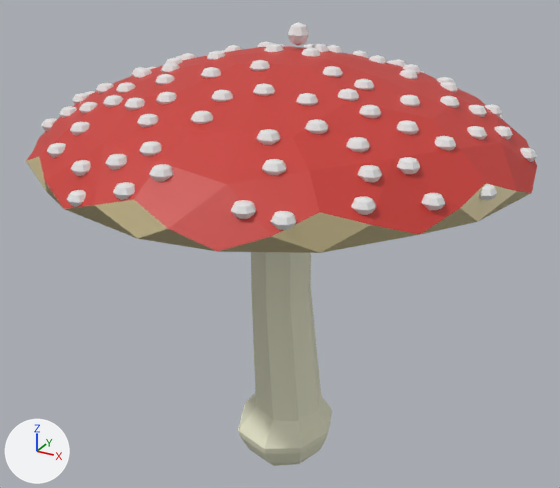
Renders of the glTF model mushroom-portfolio/public/assets/models/mush-musc.glb from each side of a commit.
One viewpoint serves both versions: a camera (50 mm lens) standing at (5.43, -9.91, 6.44) and looking at (-0.06, 0.06, 1.45). Every picture has the same lights, and +X, +Y and +Z are marked at lower left. The older version comes first. Where no turn or scale is listed for an object, it has been applied to the vertices. Vertices at exactly the same position are counted once.

Before the edit, the objects in view are built like this:
```python
me_cylinder = bpy.data.meshes.new('Cylinder')
me_cylinder.from_pydata(...)  # 194 vertices, 384 faces; spans x -0.74..0.9, y -0.92..0.92, z -0.12..5.17
me_cylinder.materials.append(mat_material_002)  # pale yellow #e7e6cc
me_icosphere = bpy.data.meshes.new('Icosphere')
me_icosphere.from_pydata(...)  # 2810 vertices, 5204 faces; spans x -3.63..3.71, y -3.63..3.63, z -0.04..1.95
# faces by material slot: [260, 4944]
me_icosphere.materials.append(mat_material_003)  # picture img_musc_hat_texture
me_icosphere.materials.append(None)
me_sphere = bpy.data.meshes.new('Sphere')
me_sphere.from_pydata(...)  # a UV sphere (8 segments, 4 rings, poles along z) spanning x -0.168..0.168, y -0.168..0.168, z -0.168..0.168
ob_foot = bpy.data.objects.new('Foot', me_cylinder)
ob_foot.location = (0.0, 0.0, -2.28)
ob_hat = bpy.data.objects.new('Hat', me_icosphere)
ob_hat.location = (0.0, 0.0, 2.65)
ob_sphere = bpy.data.objects.new('Sphere', me_sphere)
ob_sphere.location = (0.06, 0.4, 4.69)
```
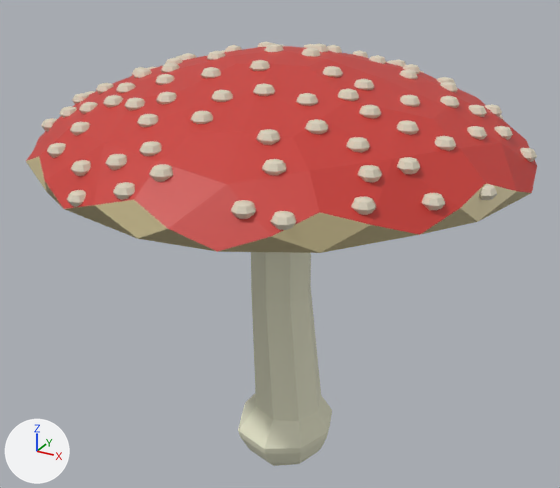
Where the newer file only moved an object's origin or applied its transform, the numbers keep the older frame.

Boxes (x1, y1, x2, y2) around the edits, measured in the pictures (560 x 488 px):
'Sphere', deleted
    before: (288, 22, 309, 46)
part 1 of me_icosphere, recoloured
    both: (41, 41, 537, 230)

The change, as a list of edits to the scene's bpy script:
```text
Add img_mush_collar_texture:
    img_mush_collar_texture = load_image('mush-collar-texture', '_unpacked/mush-collar-texture', 1024, 1024, 'sRGB')
Add mat_musc_collar_material:
    mat_musc_collar_material = principled_material('musc-collar-material')
    mat_musc_collar_material.texture = img_mush_collar_texture
Change me_icosphere:
    where me_icosphere.from_pydata(...)  # 2810 vertices, 5204 faces; spans x -3.63..3.71, y -3.63..3.63, z -0.04..1.95
    used by ob_hat; location = (0.0, 0.0, 2.65)
    me_icosphere part 1: all 4944 faces that had it switch from no material to mat_musc_collar_material (picture img_mush_collar_texture)
Remove ob_sphere:
    ob_sphere = bpy.data.objects.new('Sphere', me_sphere)
    ob_sphere.location = (0.06, 0.4, 4.69)
```
